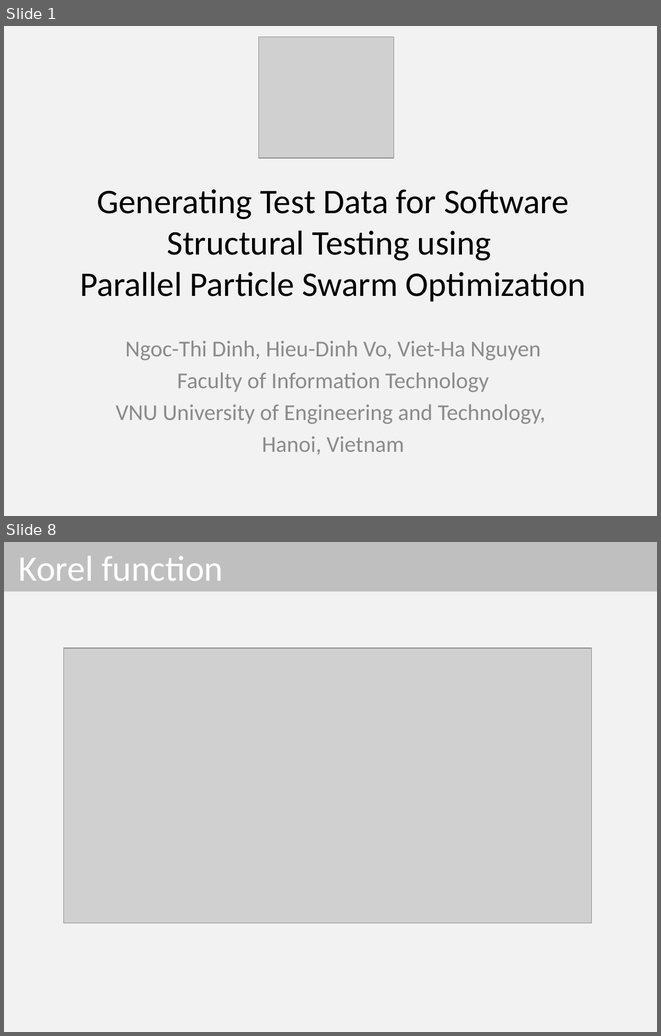
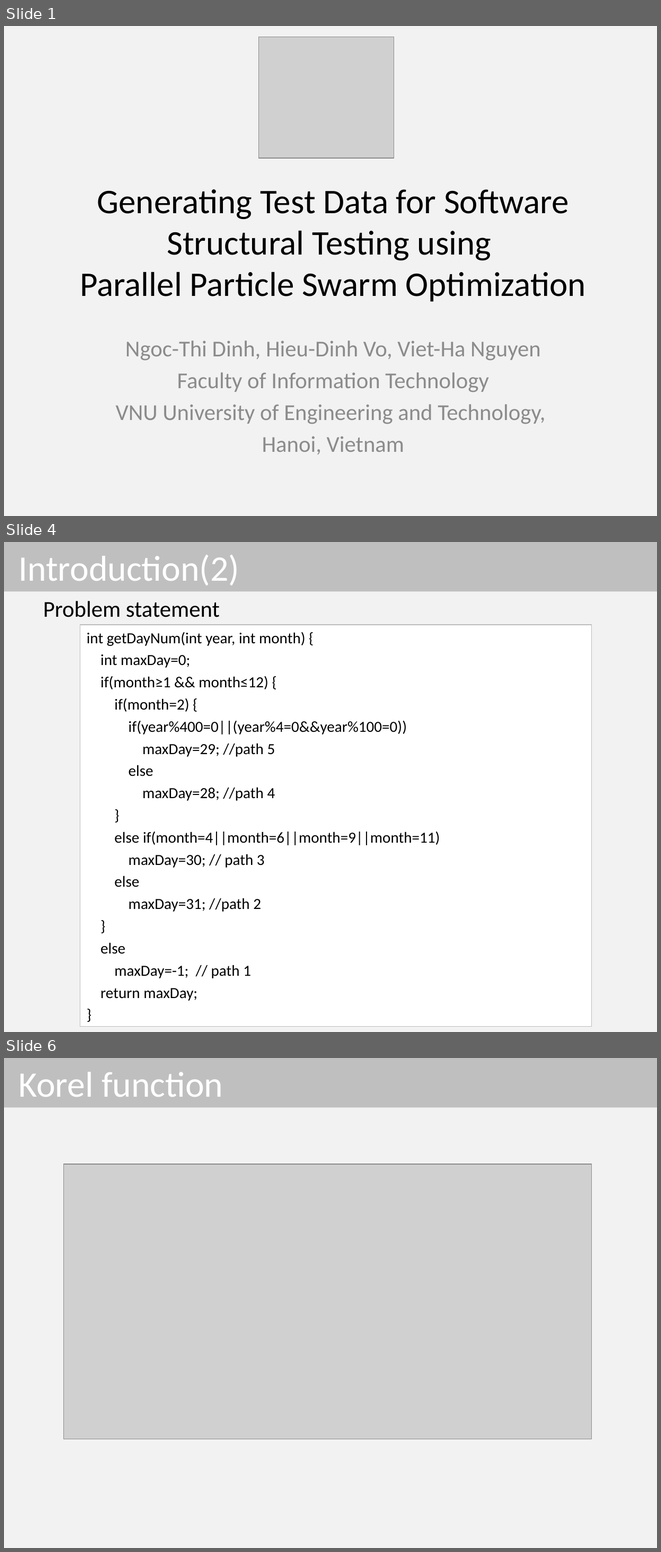
Before and after one commit to dinhngocthi/GAsource, a slide deck: CFT4CUnitSrc/src/report/PPSO_Presentation.pptx. Shown one above the other, each under a label of ours: slides 1 and 8 before the commit, slides 1, 4 and 6 after it; the slides between them are not shown. The pictures are 661x1036 and 661x1552 pixels, drawn with LibreOffice and Linux fonts; fonts in the diff are those of the drawing; grey boxes stand for pictures. Boxes give left, top, right and bottom in pixels: in the first picture for what was removed or moved away, otherwise in the second. Text is boxed around its words. In the diff, an @@ line names an element or a change of style, - is before the commit and + after.

```diff
--- a/CFT4CUnitSrc/src/report/PPSO_Presentation.pptx
+++ b/CFT4CUnitSrc/src/report/PPSO_Presentation.pptx
@@ slide 4 added at <box>4,542,657,1032</box>, background #F2F2F2 @@
@@ title added at <box>4,542,657,592</box>, fill #BFBFBF, 39.6 pt, text #FFFFFF @@
+Introduction(2)
@@ text added at <box>43,601,220,617</box>, 25 pt, text #000000 @@
+Problem statement
@@ rectangle added at <box>80,625,592,1026</box>, fill #FFFFFF, outline #BDBDBD 0.75 pt, 17 pt, text #000000 @@
+int getDayNum(int year, int month) {
+int maxDay=0;
+if(month≥1 && month≤12) {
+if(month=2) {
+if(year%400=0||(year%4=0&&year%100=0))
+maxDay=29; //path 5
+else
+maxDay=28; //path 4
+}
+else if(month=4||month=6||month=9||month=11)
+maxDay=30; // path 3
+else
+maxDay=31; //path 2
+}
+else
+maxDay=-1; // path 1
+return maxDay;
+}
@@ what was slide 8 is now slide 6 @@
```
Also in this commit, not shown: 3 slides changed, 1 other slide added, 4 slides removed, 1 other file.
